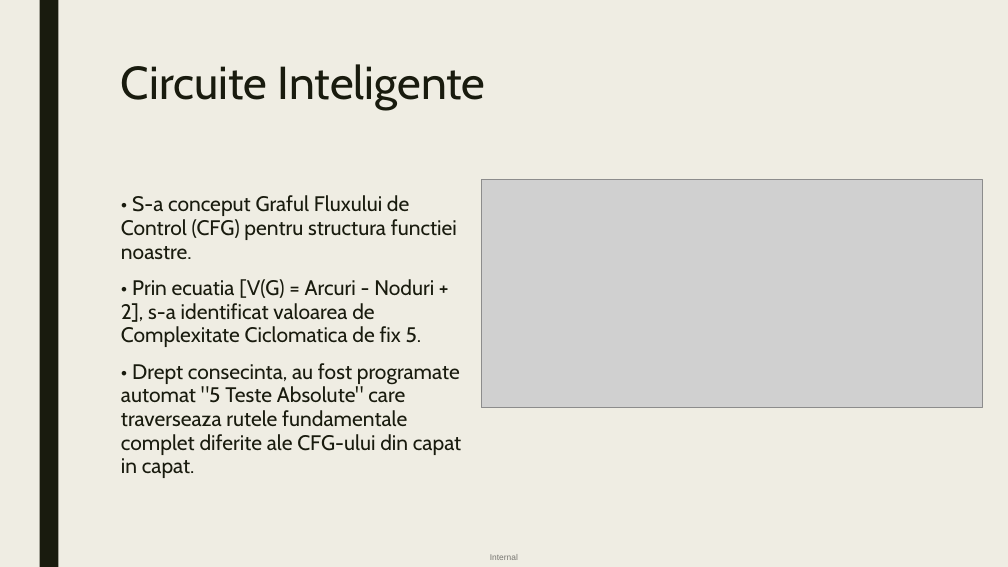
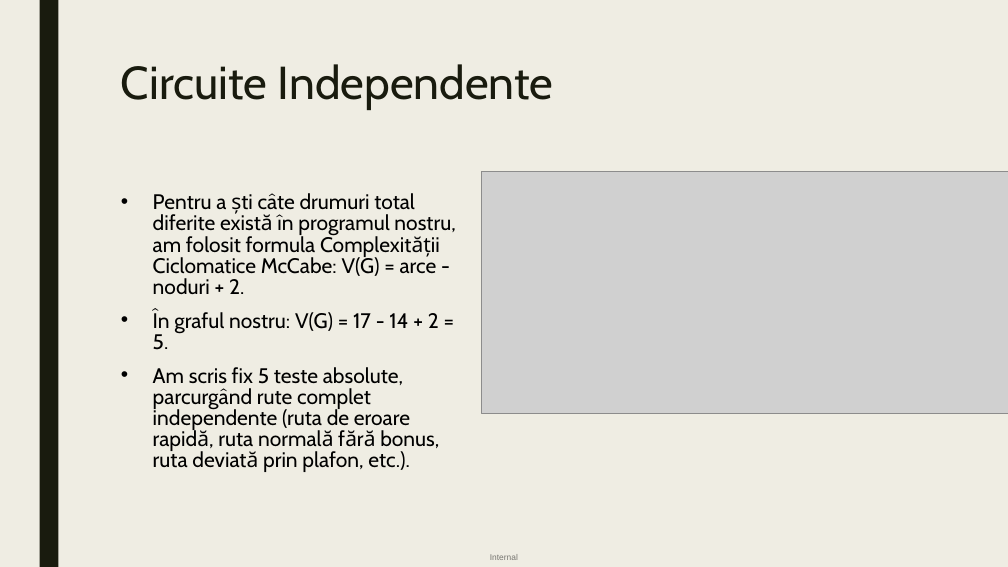
Before and after one commit to apostoltudor/BachelorsDegree-UNIBUC-FMI, a slide deck: slide 11 of TSS.pptx (slide 7 before the commit). Drawn at 1008x567 pixels with LibreOffice and Linux fonts; fonts in the diff are those of the drawing; grey boxes stand for pictures. Boxes give left, top, right and bottom in pixels: in the first picture for what was removed or moved away, otherwise in the second. Text is boxed around its words. In the diff, an @@ line names an element or a change of style, - is before the commit and + after.

Commit message:
Finalizare proiect TSS: actualizare completa README, adaugare Raport AI si dovezi teste AI

```diff
--- a/TSS.pptx
+++ b/TSS.pptx
@@ title at bbox=[121, 64, 553, 110]: text changed @@
-Circuite Inteligente
+Circuite Independente
@@ picture: place and size @@
-picture at bbox=[481, 180, 982, 408]
+picture at bbox=[481, 172, 1008, 414]
@@ text at bbox=[153, 193, 455, 472]: text changed; text colour #191B0E to #000000 @@
-• S-a conceput Graful Fluxului de Control (CFG) pentru structura functiei noastre.
-• Prin ecuatia [V(G) = Arcuri - Noduri + 2], s-a identificat valoarea de Complexitate Ciclomatica de fix 5.
-• Drept consecinta, au fost programate automat "5 Teste Absolute" care traverseaza rutele fundamentale complet diferite ale CFG-ului din capat in capat.
+• Pentru a ști câte drumuri total diferite există în programul nostru, am folosit formula Complexității Ciclomatice McCabe: V(G) = arce - noduri + 2.
+• În graful nostru: V(G) = 17 - 14 + 2 = 5.
+• Am scris fix 5 teste absolute, parcurgând rute complet independente (ruta de eroare rapidă, ruta normală fără bonus, ruta deviată prin plafon, etc.).
```
Also in this commit, not shown: 5 other slides changed, 7 slides added, 2 slides removed, 17 other files.
